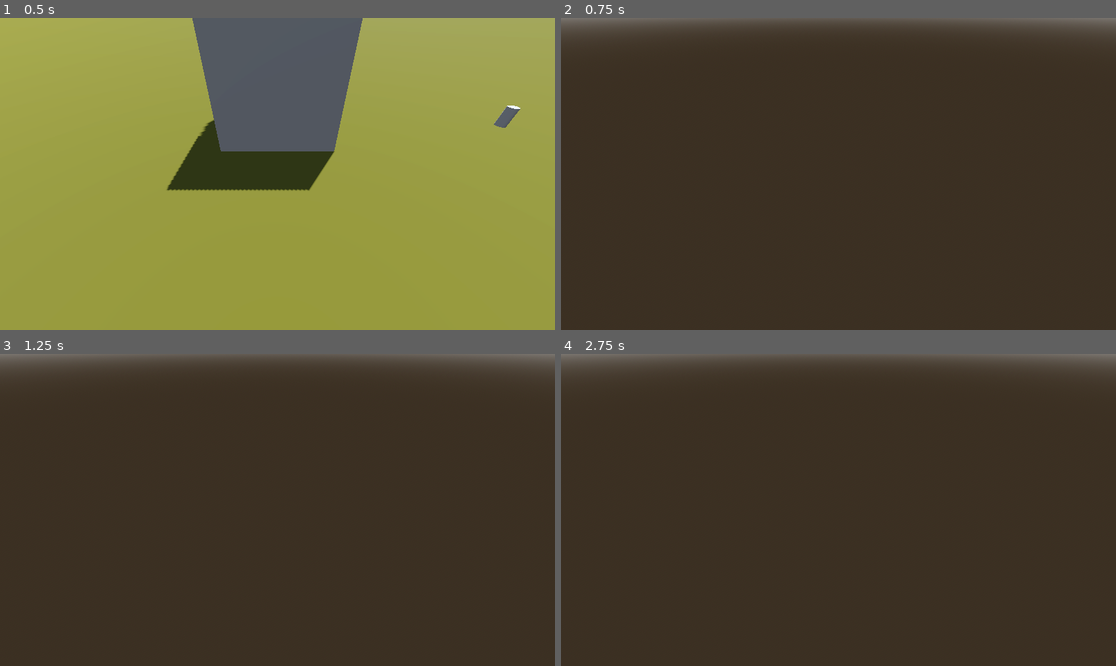
Above: before the commit, frames 1-4 (two rows, left to right).
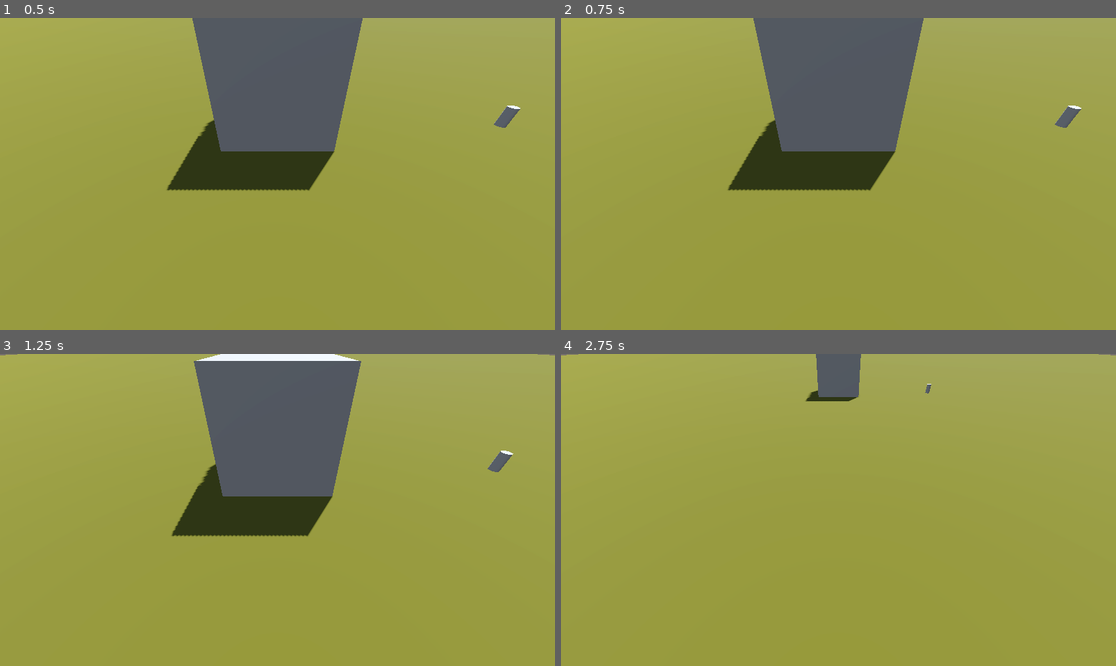
Above: after the commit, the same moments.

Repository: ualisars/simulationPrototype
Game: Godot game, scene res://Map/base_map.tscn
Same seed, same stepped clock (60 frames per second), same inputs: the game is played once before the commit and once after it.
Inputs (mouse positions are in pixels of both pictures, inside the frame that each line leads up to):
- Up to frame 1 (0.5 s): no input
- Up to frame 2 (0.75 s): tap Enter at 0.5 s; move the mouse to (960, 158) at 0.52 s; hold Mouse wheel up (CameraZoomIn) from 0.53 s (still down)
- Up to frame 3 (1.25 s): keep holding Mouse wheel up (CameraZoomIn); tap Mouse wheel down (CameraZoomOut) at 0.8 s
- Up to frame 4 (2.75 s): tap Space at 1.25 s; move the mouse to (727, 525) at 1.27 s; release Mouse wheel up (CameraZoomIn) at 1.28 s; tap Mouse wheel down (CameraZoomOut) at 1.35, 2.3 s; tap Mouse wheel up (CameraZoomIn) at 1.55 s; tap Enter at 2 s; move the mouse to (894, 441) at 2.02 s; hold S (CameraBack) from 2.03 s (still down)

Frame 1 is identical in both runs. In frame 2, 96% of the frame differs, in the area x 0-100%, y 0-100%; in frame 3, 97%; in frame 4, 100%.

Commit message:
add mouse wheel actions

Diff:
--- a/Camera/camera_3d.gd
+++ b/Camera/camera_3d.gd
@@ -20,9 +20,9 @@
 		global_position -= Vector3(0, 0, 1)
 	if Input.is_action_pressed("CameraBack"):
 		global_position += Vector3(0, 0, 1)
-	if Input.is_action_pressed("CameraZoomIn"):
+	if Input.is_action_just_released("CameraZoomIn"):
 		global_position -= Vector3(0, 1, 0)
-	if Input.is_action_pressed("CameraZoomOut"):
+	if Input.is_action_just_released("CameraZoomOut"):
 		global_position += Vector3(0, 1, 0)
 
 	var mouse_position: Vector2 = get_viewport().get_mouse_position()
--- a/Characters/player.gd
+++ b/Characters/player.gd
@@ -20,4 +20,4 @@
 		velocity.x = direction.x * speed
 		velocity.z = direction.z * speed
 
-	move_and_slide()
+		move_and_slide()
